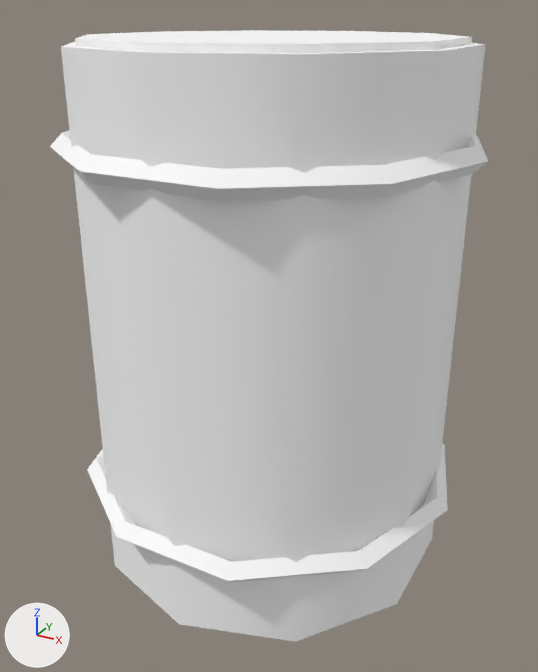
The Blender file art/env/barrel.blend as it was, and as the next commit left it.
Camera for both pictures: a 50 mm lens placed at (0.593, -1.085, 0.948), pointed at (0.006, -0.017, 0.414). Lighting does not change. The marker at lower left points along +X, +Y and +Z. The first picture is the older version. Objects named as collision shapes, trigger or cutter boxes, shadow casters or lower levels of detail are left out.

The older version as bpy lines, for what is in view:
```python
mat_vk_vcol = principled_material('VK_vcol')
mat_vk_vcol.base_color = (1.0, 1.0, 1.0)  # white #ffffff
mat_vk_vcol.roughness = 0.9
me_barrel = bpy.data.meshes.new('Barrel')
me_barrel.from_pydata(...)  # 120 vertices, 104 faces; spans x -0.35..0.35, y -0.333..0.333, z 0.0..0.91
me_barrel.polygons.foreach_set('use_smooth', [True] * 104)
me_barrel.materials.append(mat_vk_vcol)  # white #ffffff
ob_barrel = bpy.data.objects.new('Barrel', me_barrel)
ob_barrel.location = (0.0, 0.0, 0.0)
```
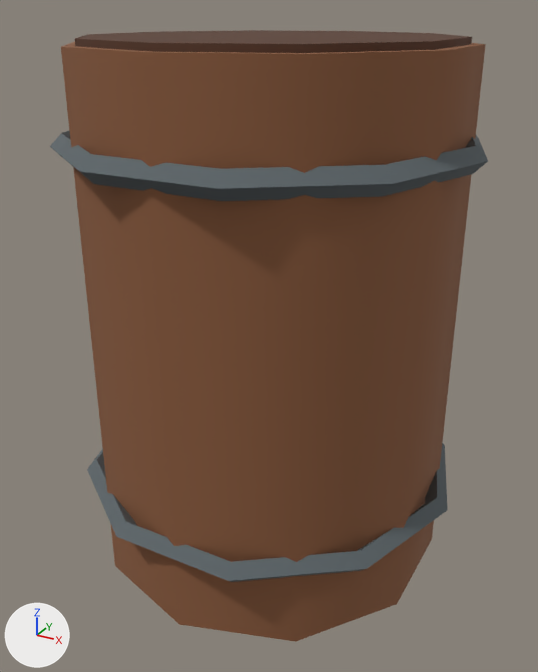
Pixel boxes (x1, y1, x2, y2) of what changed, in the pictures (538 x 672 px):
```json
{"object": "Barrel", "change": "recoloured", "before": [50, 30, 488, 642], "after": [50, 30, 488, 642], "on screen": "white to brown"}
{"part": 1, "of": "me_barrel", "change": "recoloured", "before": [50, 131, 488, 582], "after": [50, 131, 488, 582]}
{"part": 2, "of": "me_barrel", "change": "recoloured", "before": [61, 42, 486, 642], "after": [61, 42, 486, 642], "on screen": "beige to brown"}
{"part": 3, "of": "me_barrel", "change": "recoloured", "before": [75, 30, 472, 53], "after": [75, 30, 472, 53], "on screen": "darker"}
```

Edits to the scene script, one JSON object a line:
```json
{"block": "mat_vk_vcol", "where": "n0 = _N.new('ShaderNodeBsdfPrincipled'); n0.name = 'Principled BSDF'"}
{"op": "remove", "block": "mat_vk_vcol", "code": "n0.inputs[0].default_value = (1.0, 1.0, 1.0, 1.0)  # 'Base Color', white #ffffff"}
{"op": "add", "block": "mat_vk_vcol", "code": "n2 = _N.new('ShaderNodeVertexColor'); n2.name = 'Color Attribute'"}
{"op": "add", "block": "mat_vk_vcol", "code": "n2.layer_name = 'Color'"}
{"op": "add", "block": "mat_vk_vcol", "code": "_L.new(n2.outputs[0], n0.inputs[0])  # 'Color' to 'Base Color'"}
{"block": "me_barrel", "where": "me_barrel.from_pydata(...)  # 120 vertices, 104 faces; spans x -0.35..0.35, y -0.333..0.333, z 0.0..0.91"}
{"block": "me_barrel", "where": "# used by ob_barrel; location = (0.0, 0.0, 0.0)"}
{"block": "me_barrel", "change": "me_barrel part 1: 80 faces centred in x -0.308..0.308, y -0.323..0.323, z 0.14..0.76 are repainted in the vertex colours; the middle colour goes from grey #a3aaad to dark grey #5d666a"}
{"block": "me_barrel", "change": "me_barrel part 2: 12 faces centred in x -0.304..0.304, y -0.289..0.289, z 0.0..0.9 are repainted in the vertex colours; the middle colour goes from beige #c2a084 to brown #8a5a3b"}
{"block": "me_barrel", "change": "me_barrel part 3: 12 faces centred in x -0.285..0.285, y -0.271..0.271, z 0.89..0.91 are repainted in the vertex colours; the middle colour goes from brown #9e816d to brown #573827"}
```
